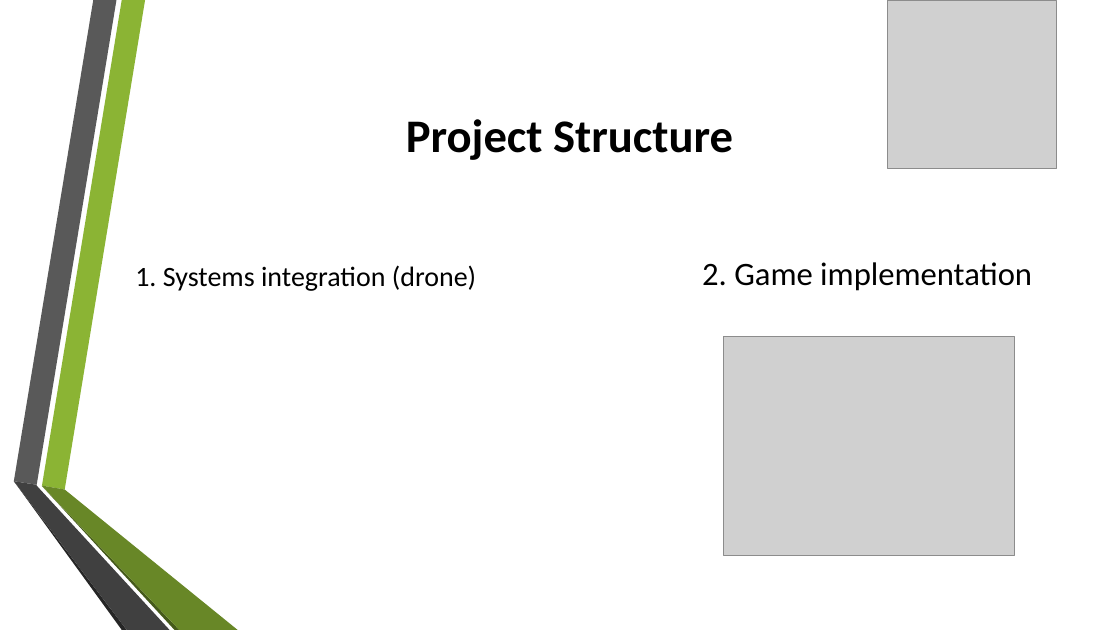
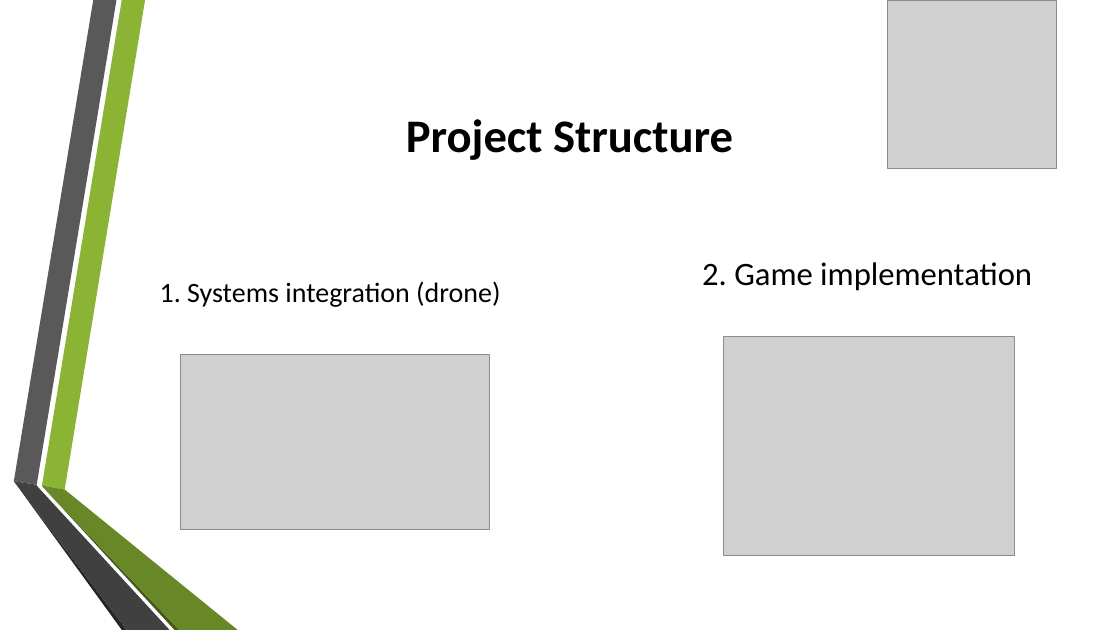
Before and after one commit to bogdancss/AR.Drone-Dissertation, a slide deck: slide 2 of demo.pptx. Drawn at 1120x630 pixels with LibreOffice and Linux fonts; fonts in the diff are those of the drawing; grey boxes stand for pictures; background and template pictures are left out. Boxes give left, top, right and bottom in pixels: in the first picture for what was removed or moved away, otherwise in the second. Text is boxed around its words. In the diff, an @@ line names an element or a change of style, - is before the commit and + after.

```diff
--- a/demo.pptx
+++ b/demo.pptx
@@ text "1. Systems integration (drone)": place and size @@
-text "1. Systems integration (drone)" at bbox=[135, 265, 476, 291]
+text "1. Systems integration (drone)" at bbox=[160, 281, 500, 307]
@@ picture added at bbox=[181, 355, 490, 529] @@
```
Also in this commit, not shown: 1 slide added.
